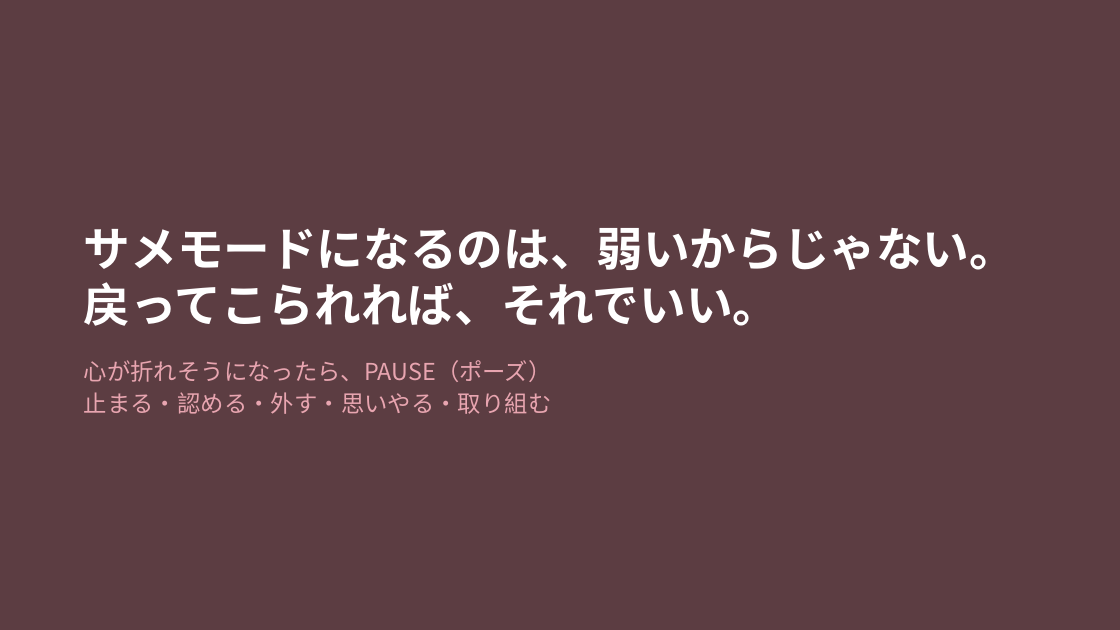
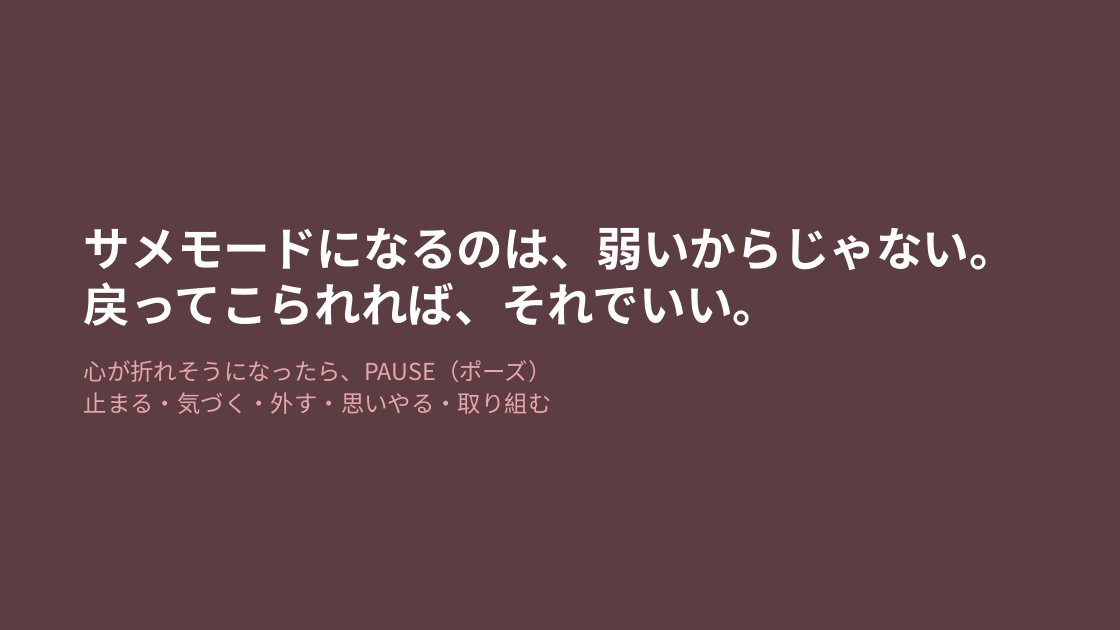
Before and after one commit to cocorest/mentalgym, a slide deck: slide 41 of programs/newcomer-first-year/slides/01_本研修_入社1年目に学ぶ職場の心理学.pptx. Drawn at 1120x630 pixels with LibreOffice and Linux fonts; fonts in the diff are those of the drawing. Boxes give left, top, right and bottom in pixels: in the first picture for what was removed or moved away, otherwise in the second. Text is boxed around its words. In the diff, an @@ line names an element or a change of style, - is before the commit and + after.

```diff
--- a/programs/newcomer-first-year/slides/01_本研修_入社1年目に学ぶ職場の心理学.pptx
+++ b/programs/newcomer-first-year/slides/01_本研修_入社1年目に学ぶ職場の心理学.pptx
@@ text at [84,392,552,414]: text changed @@
-止まる・認める・外す・思いやる・取り組む
+止まる・気づく・外す・思いやる・取り組む
```
Also in this commit, not shown: 7 other slides changed, 9 other files.
